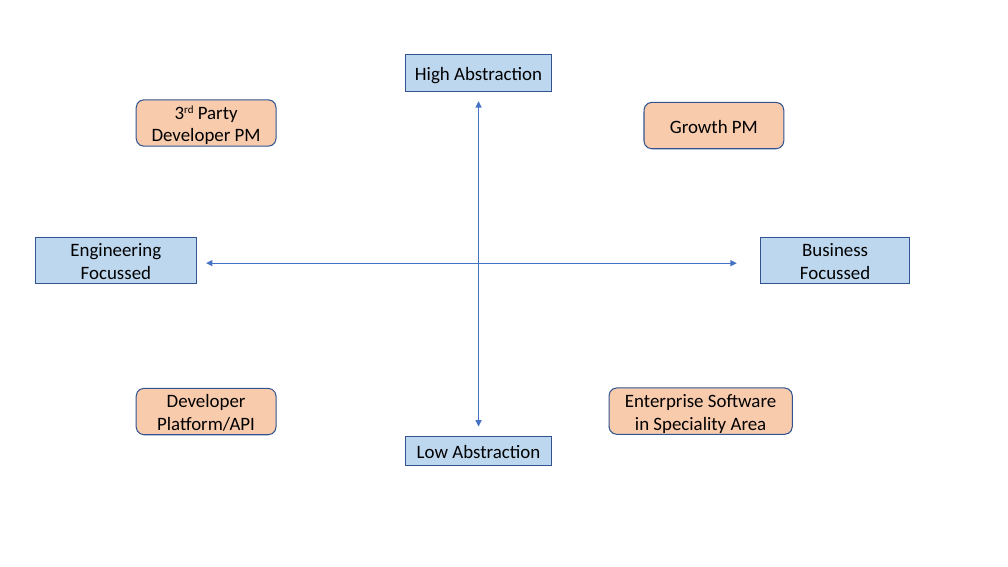
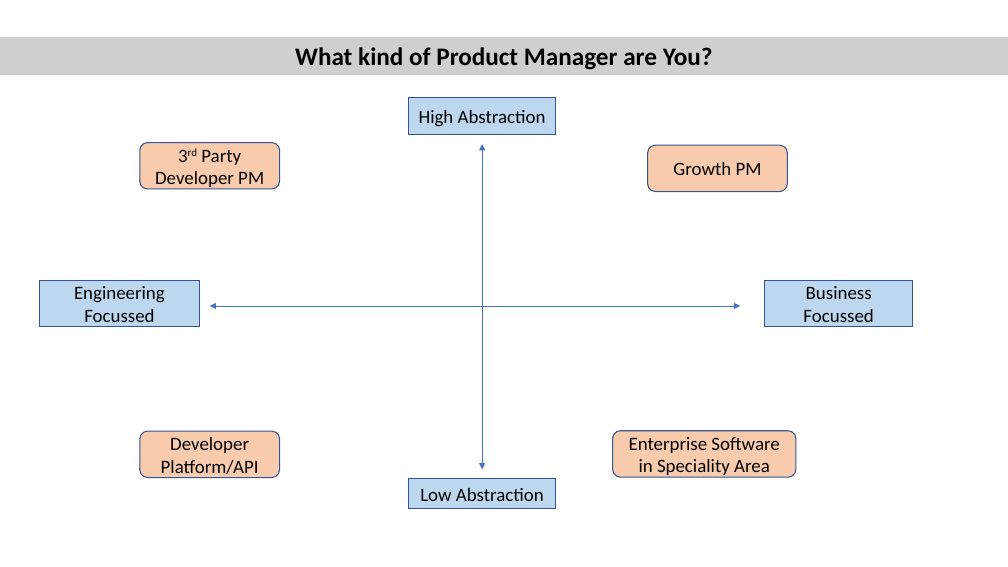
Before and after one commit to hbk91/DigitalProductManagement_Prof_AlexCowan_UVADarden, a slide deck: slide 1 of Course1/Course1_Images/Pics_Creation.pptx. Drawn at 1008x567 pixels with LibreOffice and Linux fonts; fonts in the diff are those of the drawing. Boxes give left, top, right and bottom in pixels: in the first picture for what was removed or moved away, otherwise in the second. Text is boxed around its words. In the diff, an @@ line names an element or a change of style, - is before the commit and + after.

```diff
--- a/Course1/Course1_Images/Pics_Creation.pptx
+++ b/Course1/Course1_Images/Pics_Creation.pptx
@@ rectangle added at <box>0,37,1008,75</box>, fill #D0CECE, 24 pt, text #000000, bold @@
+What kind of Product Manager are You?
@@ 4 rectangles, 3 rounded rectangles, 2 double arrows: place and size @@
-4 rectangles, 3 rounded rectangles, 2 double arrows at <box>36,55,910,466</box>
+4 rectangles, 3 rounded rectangles, 2 double arrows at <box>39,98,913,509</box>
@@ rounded rectangle "Developer Platform/API": place and size @@
-rounded rectangle "Developer Platform/API" at <box>136,389,276,435</box>
+rounded rectangle "Developer Platform/API" at <box>140,431,280,477</box>
```
Also in this commit, not shown: 1 slide added, 4 other files.
